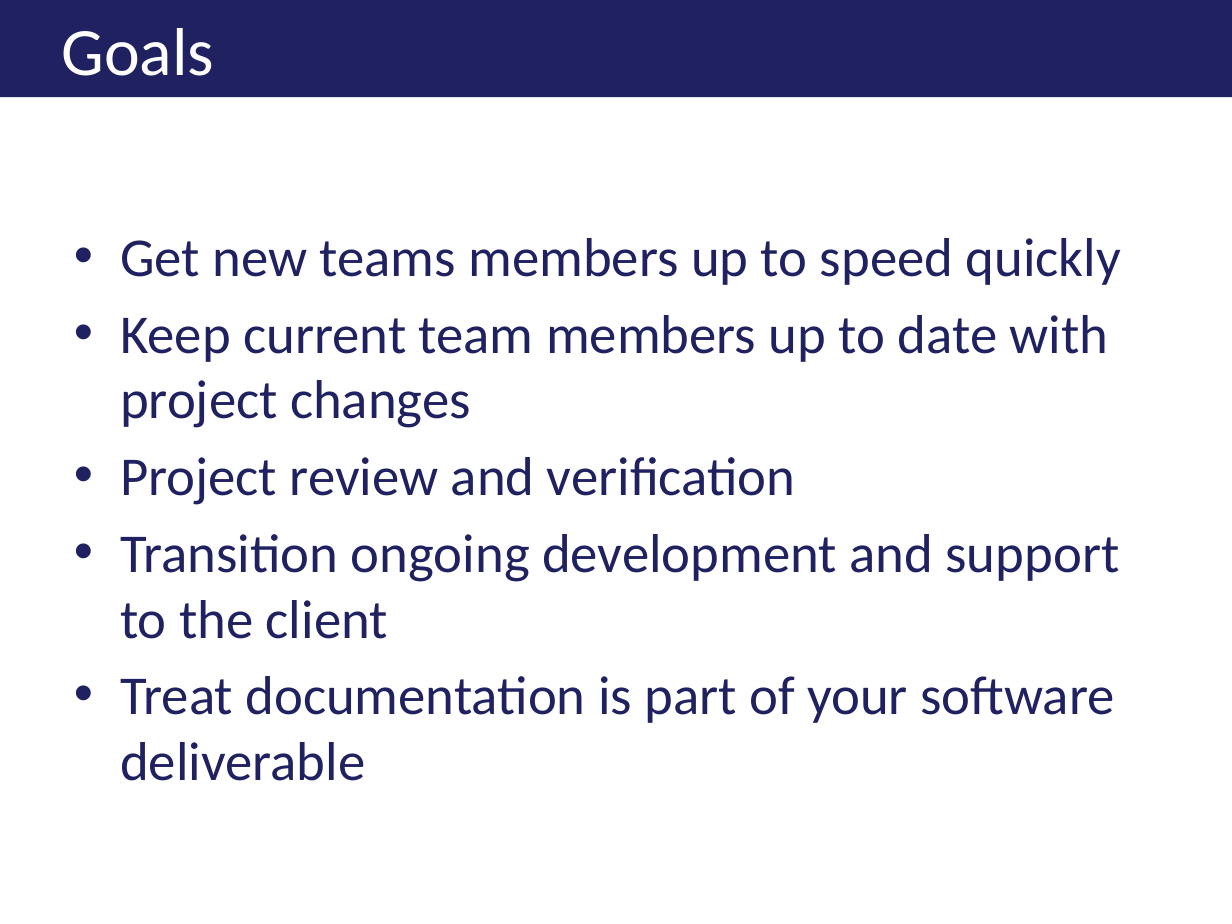
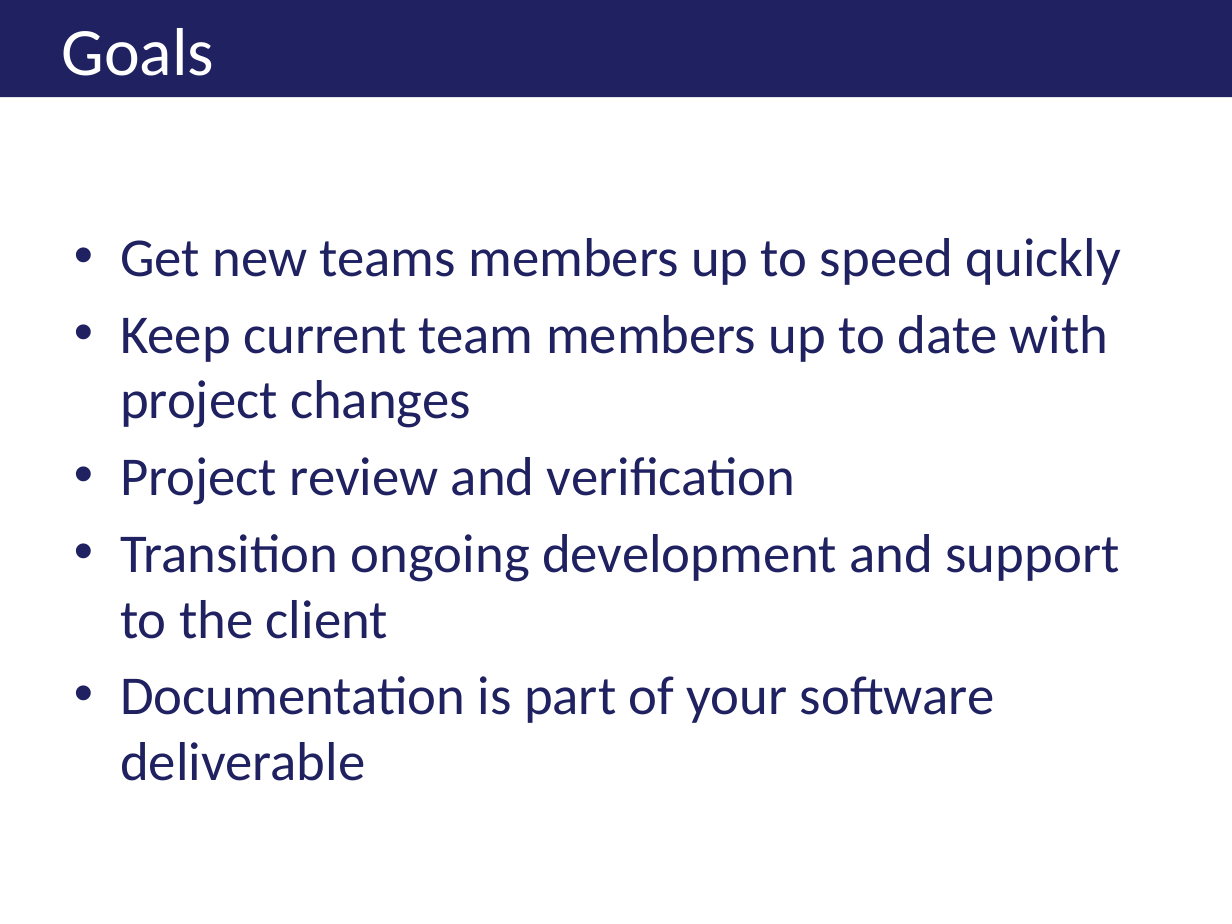
Before and after one commit to jkwuc89/Presentations, a slide deck: slide 5 of Effectively Documenting your Development Project.pptx. Drawn at 1232x924 pixels with LibreOffice and Linux fonts; fonts in the diff are those of the drawing; background and template pictures are left out. Boxes give left, top, right and bottom in pixels: in the first picture for what was removed or moved away, otherwise in the second. Text is boxed around its words. In the diff, an @@ line names an element or a change of style, - is before the commit and + after.

```diff
--- a/Effectively Documenting your Development Project.pptx
+++ b/Effectively Documenting your Development Project.pptx
@@ text at [120, 676, 994, 781]: text changed @@
-• Treat documentation is part of your software deliverable
+• Documentation is part of your software deliverable
```
Also in this commit, not shown: 6 other slides changed.
